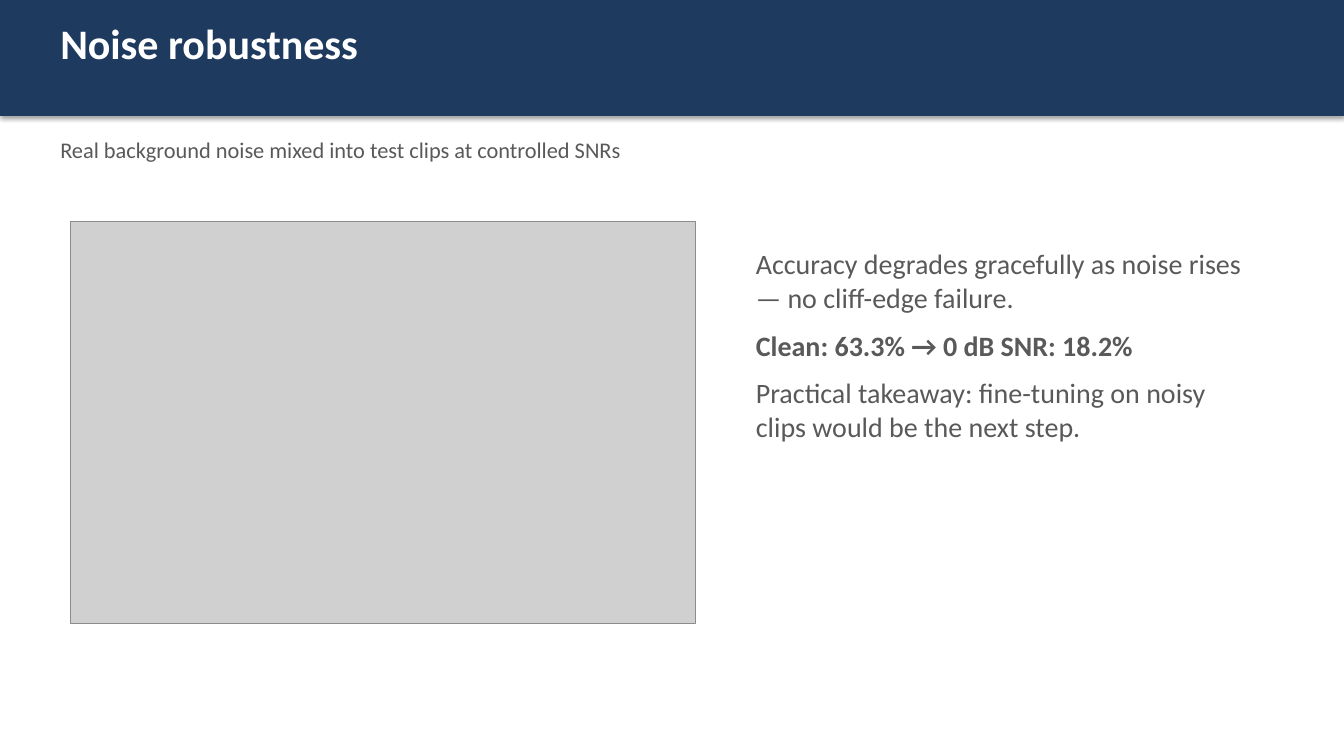
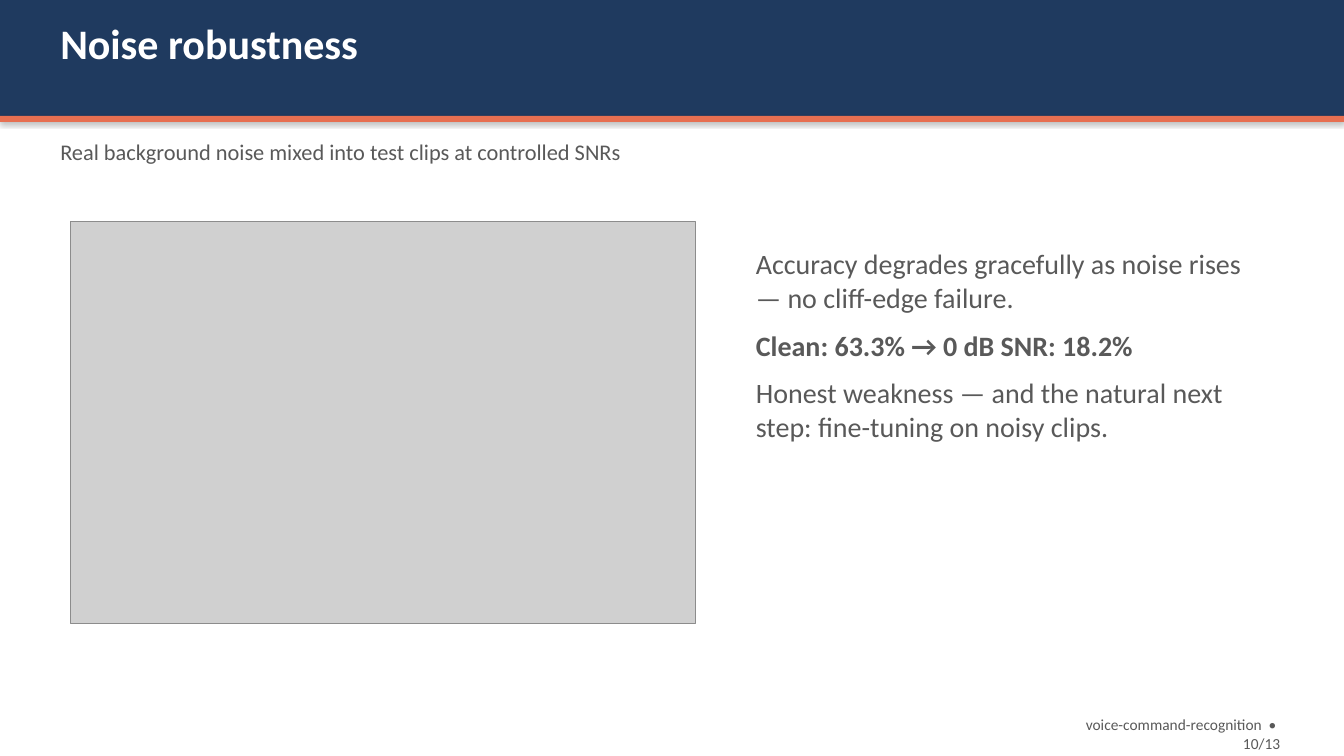
Before and after one commit to idityaGE/voice-command-recognition, a slide deck: slide 10 of presentation/voice_command_recognition.pptx. Drawn at 1344x756 pixels with LibreOffice and Linux fonts; fonts in the diff are those of the drawing; grey boxes stand for pictures. Boxes give left, top, right and bottom in pixels: in the first picture for what was removed or moved away, otherwise in the second. Text is boxed around its words. In the diff, an @@ line names an element or a change of style, - is before the commit and + after.

```diff
--- a/presentation/voice_command_recognition.pptx
+++ b/presentation/voice_command_recognition.pptx
@@ rectangle added at (x1=0, y1=116, x2=1344, y2=122), fill #E76F51 @@
@@ text at (x1=756, y1=383, x2=1223, y2=442): text changed @@
-Practical takeaway: fine-tuning on noisy clips would be the next step.
+Honest weakness — and the natural next step: fine-tuning on noisy clips.
@@ text added at (x1=1086, y1=719, x2=1280, y2=750), 11 pt, text #595959 @@
+voice-command-recognition • 10/13
```
Also in this commit, not shown: 12 other slides changed, 6 other files.
